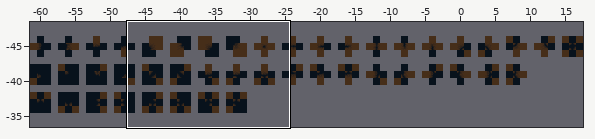
Tiled map -- Assets/TiledLevels/Rules/TileTransition Rule Set.tmx. Above: a wide view before the commit, with the close-up outlined.
Close-up. Earlier state:
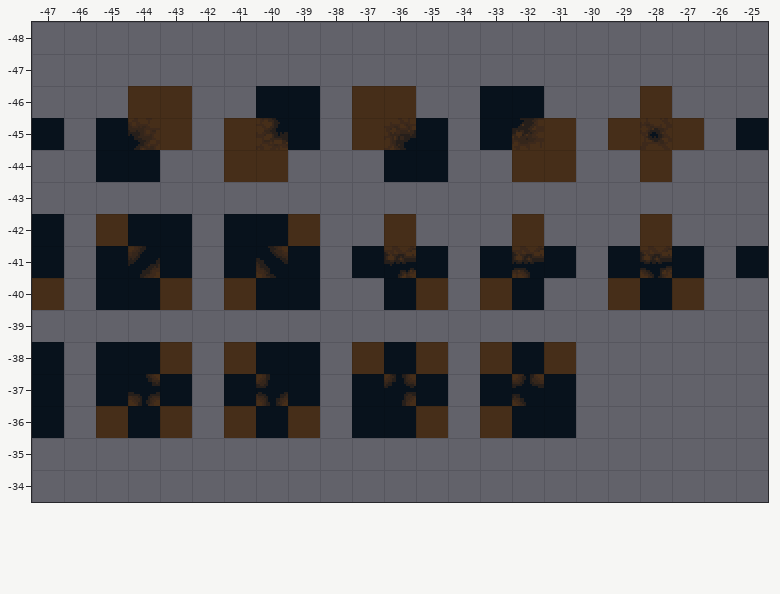
Cells are 16x16 px. Shown: x -47..-25, y -48..-34.
The result:
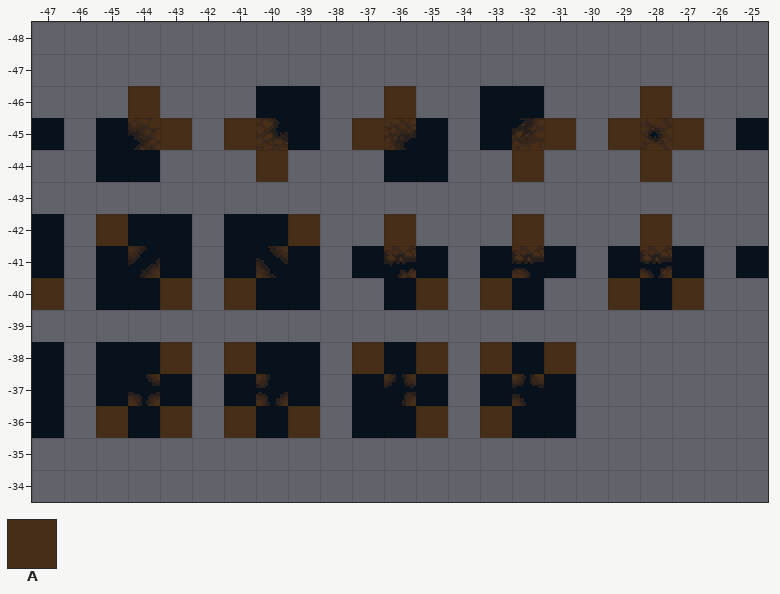
Key: from "mini_deny_tilemap5": A 17.
_ is an empty cell, . an unchanged one.
The edit:
--- layer "input_prototype"
@@ x -43..-37 @@
--46 A.....A
+-46 _....._
@@ x -41..-31 @@
--44 A.........A
+-44 _........._
Boxes around the changes in both close-ups, in picture pixels (x1, y1, x2, y2):
removed: (160, 86, 192, 118)
removed: (352, 86, 384, 118)
removed: (224, 150, 256, 182)
removed: (544, 150, 576, 182)
